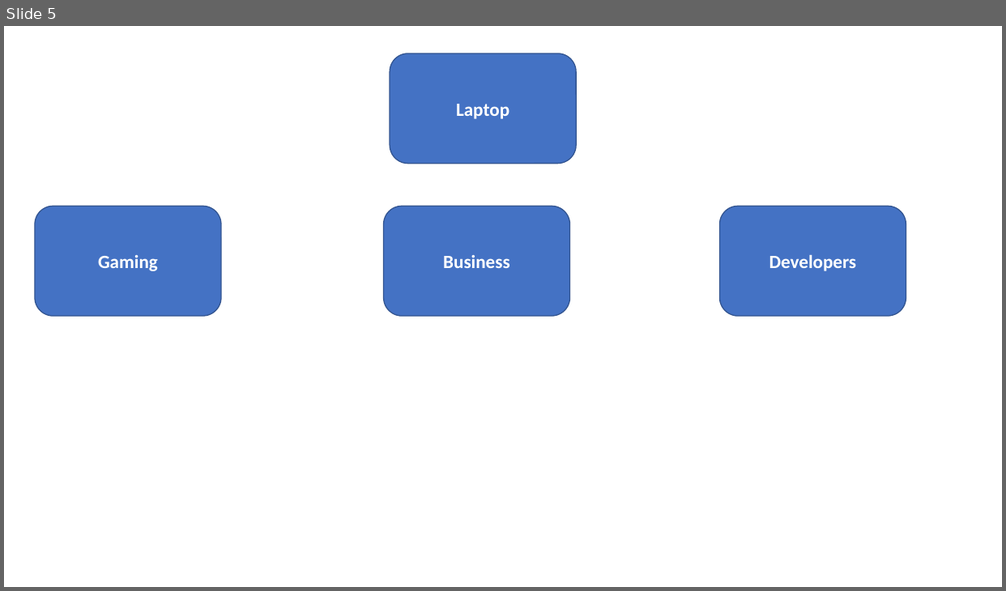
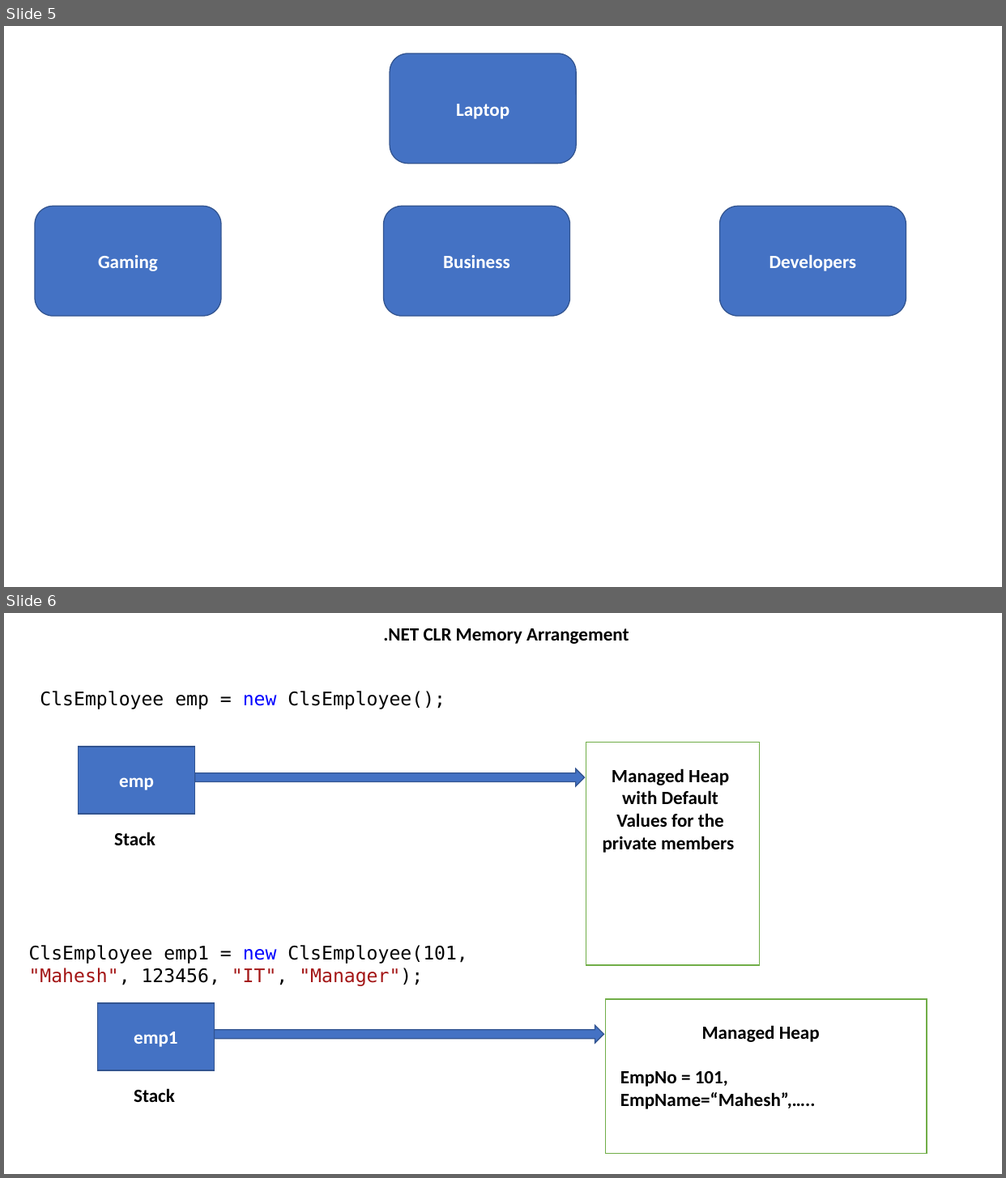
Before and after one commit to maheshsabnis/NetFrwk_Projects, a slide deck: Training-Images.pptx. Shown one above the other, each under a label of ours: slide 5 before the commit, slides 5 and 6 after it. The pictures are 1006x591 and 1006x1178 pixels, drawn with LibreOffice and Linux fonts; fonts in the diff are those of the drawing. Boxes give left, top, right and bottom in pixels: in the first picture for what was removed or moved away, otherwise in the second. Text is boxed around its words. In the diff, an @@ line names an element or a change of style, - is before the commit and + after.

```diff
--- a/Training-Images.pptx
+++ b/Training-Images.pptx
@@ slide 6 added at <box>4,613,1002,1174</box>, background #FFFFFF @@
@@ text added at <box>383,628,629,644</box>, 18 pt, text #000000, bold @@
+.NET CLR Memory Arrangement
@@ text added at <box>40,691,445,709</box>, 18 pt, text #000000 @@
+ClsEmployee emp = new ClsEmployee();
@@ rectangle added at <box>78,747,195,815</box>, fill #4472C4, outline #325491 1 pt, 18 pt, text #FFFFFF, bold @@
+emp
@@ rectangle added at <box>586,743,760,965</box>, fill #FFFFFF, outline #70AD47 1 pt @@
@@ right arrow added at <box>195,769,584,786</box>, fill #4472C4, outline #325491 1 pt @@
@@ text added at <box>603,769,734,853</box>, 18 pt, text #000000, bold @@
+Managed Heap with Default Values for the private members
@@ text added at <box>114,832,155,845</box>, 18 pt, text #000000, bold @@
+Stack
@@ text added at <box>29,945,467,986</box>, 18 pt, text #000000 @@
+ClsEmployee emp1 = new ClsEmployee(101, "Mahesh", 123456, "IT", "Manager");
@@ rectangle added at <box>605,999,927,1153</box>, fill #FFFFFF, outline #70AD47 1 pt @@
@@ rectangle added at <box>98,1003,215,1071</box>, fill #4472C4, outline #325491 1 pt, 18 pt, text #FFFFFF, bold @@
+emp1
@@ right arrow added at <box>215,1025,603,1043</box>, fill #4472C4, outline #325491 1 pt @@
@@ text added at <box>620,1025,820,1110</box>, 18 pt, text #000000, bold @@
+Managed Heap
+EmpNo = 101, EmpName=“Mahesh”,…..
@@ text added at <box>134,1088,175,1102</box>, 18 pt, text #000000, bold @@
+Stack
```
Also in this commit, not shown: 1 other slide added, 12 other files.
